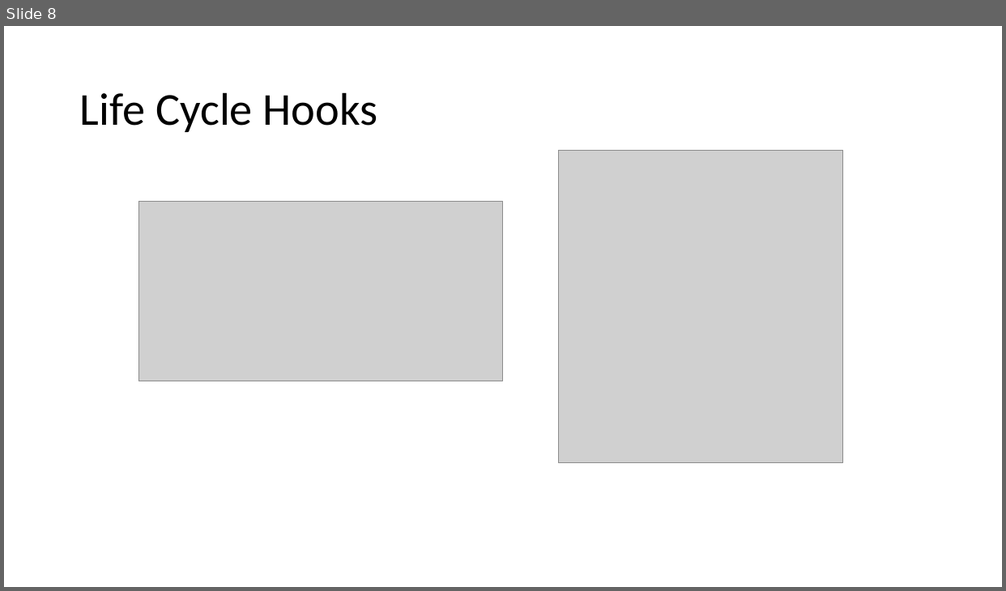
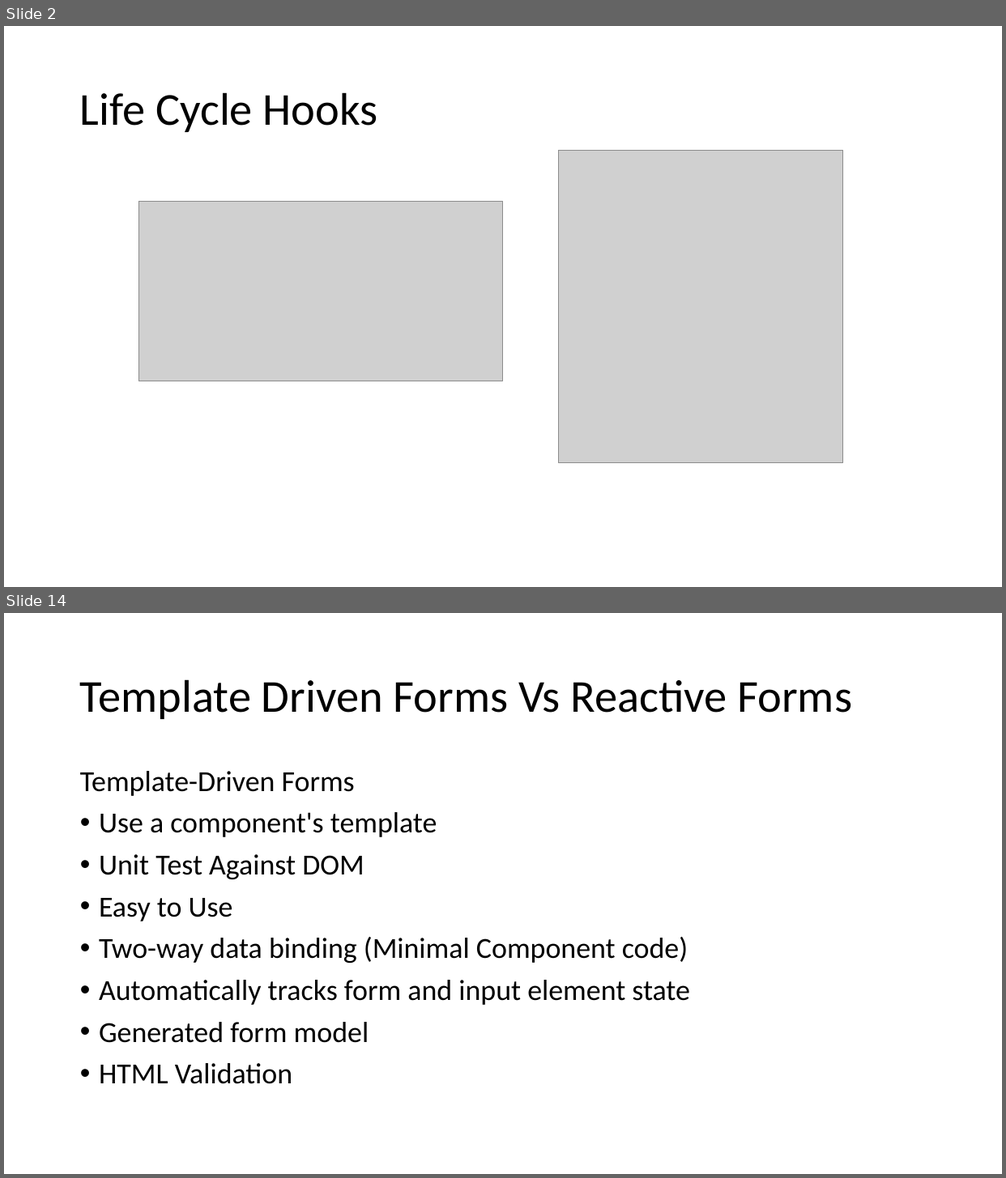
Before and after one commit to sitaramgarlapati/angularDemo, a slide deck: slides/Ang Sessions 2.pptx. Shown one above the other, each under a label of ours: slide 8 before the commit, slides 2 and 14 after it; the slides between them are not shown. The pictures are 1006x591 and 1006x1178 pixels, drawn with LibreOffice and Linux fonts; fonts in the diff are those of the drawing; grey boxes stand for pictures. Boxes give left, top, right and bottom in pixels: in the first picture for what was removed or moved away, otherwise in the second. Text is boxed around its words. In the diff, an @@ line names an element or a change of style, - is before the commit and + after.

```diff
--- a/slides/Ang Sessions 2.pptx
+++ b/slides/Ang Sessions 2.pptx
@@ slide 14 added at (4, 613, 1002, 1174), background #FFFFFF @@
@@ title added at (80, 679, 852, 719), 44 pt, text #000000 @@
+Template Driven Forms Vs Reactive Forms
@@ text added at (80, 771, 690, 1084), 28 pt, text #000000 @@
+Template-Driven Forms
+• Use a component's template
+• Unit Test Against DOM
+• Easy to Use
+• Two-way data binding (Minimal Component code)
+• Automatically tracks form and input element state
+• Generated form model
+• HTML Validation
@@ what was slide 8 is now slide 2 @@
```
Also in this commit, not shown: 5 slides changed, 9 other slides added, 10 slides removed, 17 other files.
